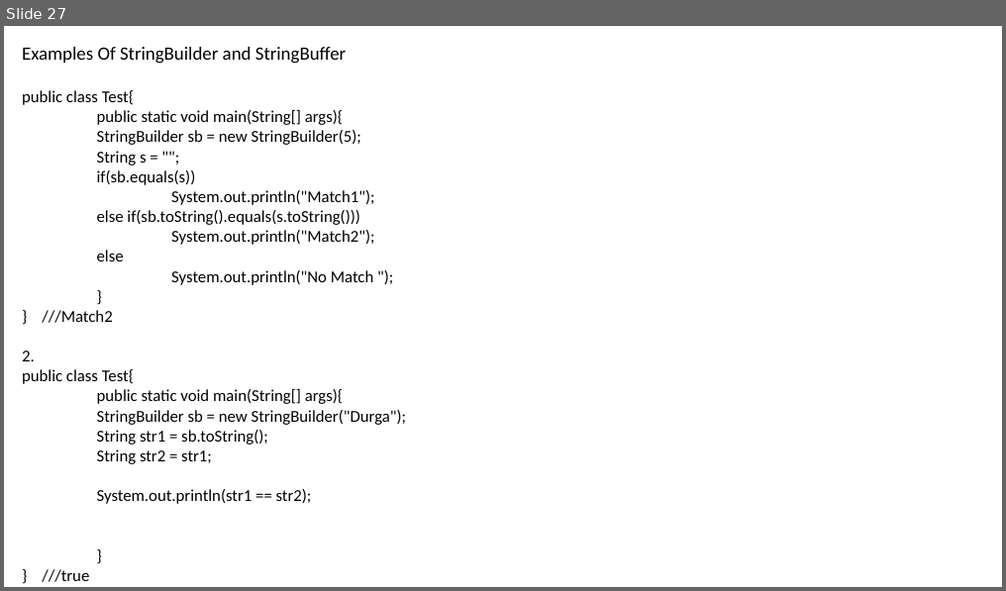
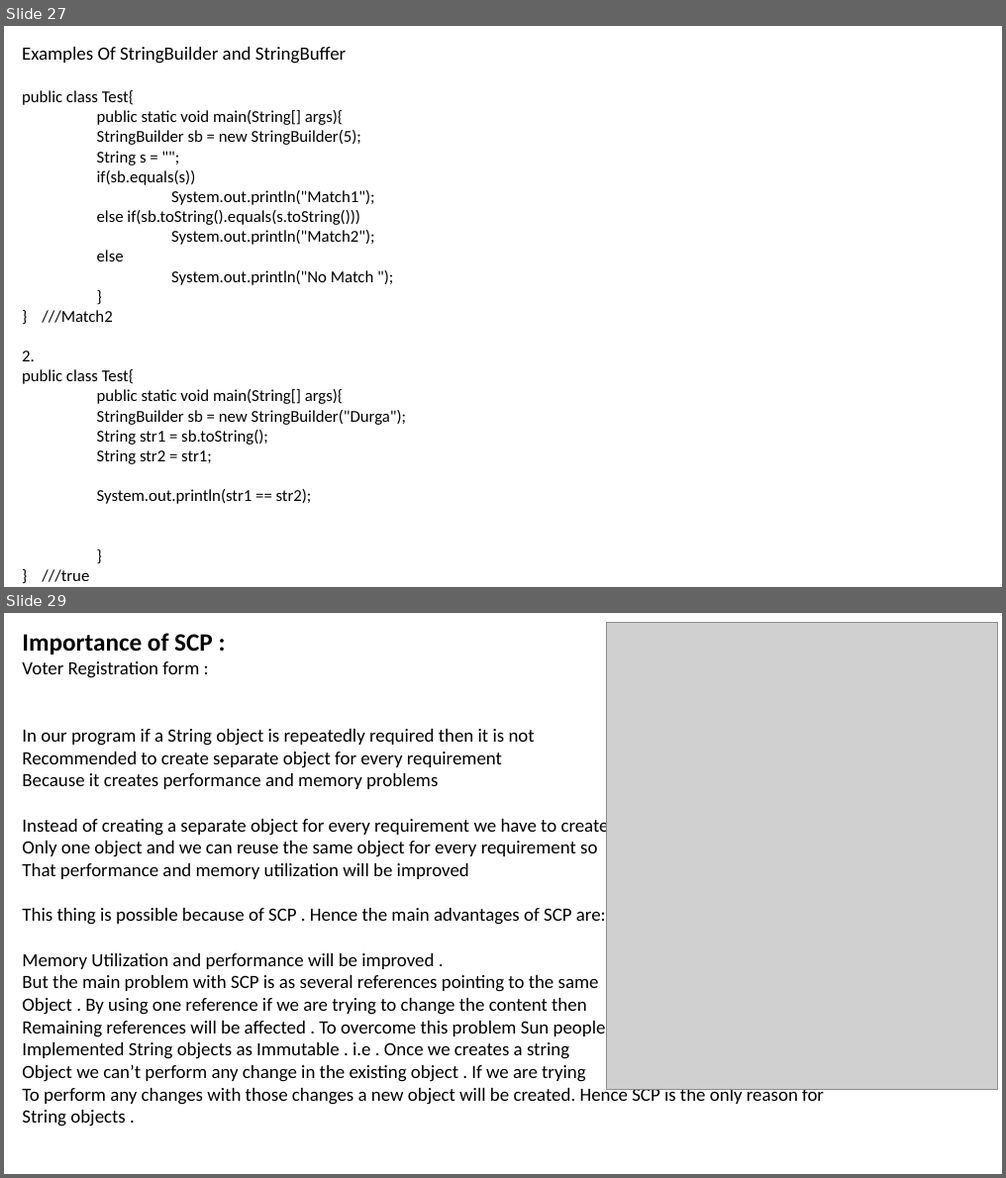
Before and after one commit to kumarakhil360/Java-Revision, a slide deck: StringClass.pptx. Shown one above the other, each under a label of ours: slide 27 before the commit, slides 27 and 29 after it; the slides between them are not shown. The pictures are 1006x591 and 1006x1178 pixels, drawn with LibreOffice and Linux fonts; fonts in the diff are those of the drawing; grey boxes stand for pictures. Boxes give left, top, right and bottom in pixels: in the first picture for what was removed or moved away, otherwise in the second. Text is boxed around its words. In the diff, an @@ line names an element or a change of style, - is before the commit and + after.

```diff
--- a/StringClass.pptx
+++ b/StringClass.pptx
@@ slide 29 added at bbox=[4, 613, 1002, 1174], background #FFFFFF @@
@@ text added at bbox=[22, 633, 824, 1127], 18 pt, text #000000 @@
+Importance of SCP :
+Voter Registration form :
+In our program if a String object is repeatedly required then it is not
+Recommended to create separate object for every requirement
+Because it creates performance and memory problems
+Instead of creating a separate object for every requirement we have to create
+Only one object and we can reuse the same object for every requirement so
+That performance and memory utilization will be improved
+This thing is possible because of SCP . Hence the main advantages of SCP are:
+Memory Utilization and performance will be improved .
+But the main problem with SCP is as several references pointing to the same
+Object . By using one reference if we are trying to change the content then
+Remaining references will be affected . To overcome this problem Sun people
+Implemented String objects as Immutable . i.e . Once we creates a string
+Object we can’t perform any change in the existing object . If we are trying
+To perform any changes with those changes a new object will be created. Hence SCP is the only reason for
+String objects .
@@ picture added at bbox=[607, 623, 997, 1090] @@
```
Also in this commit, not shown: 3 other slides added, 1 slide removed, 3 other files.
